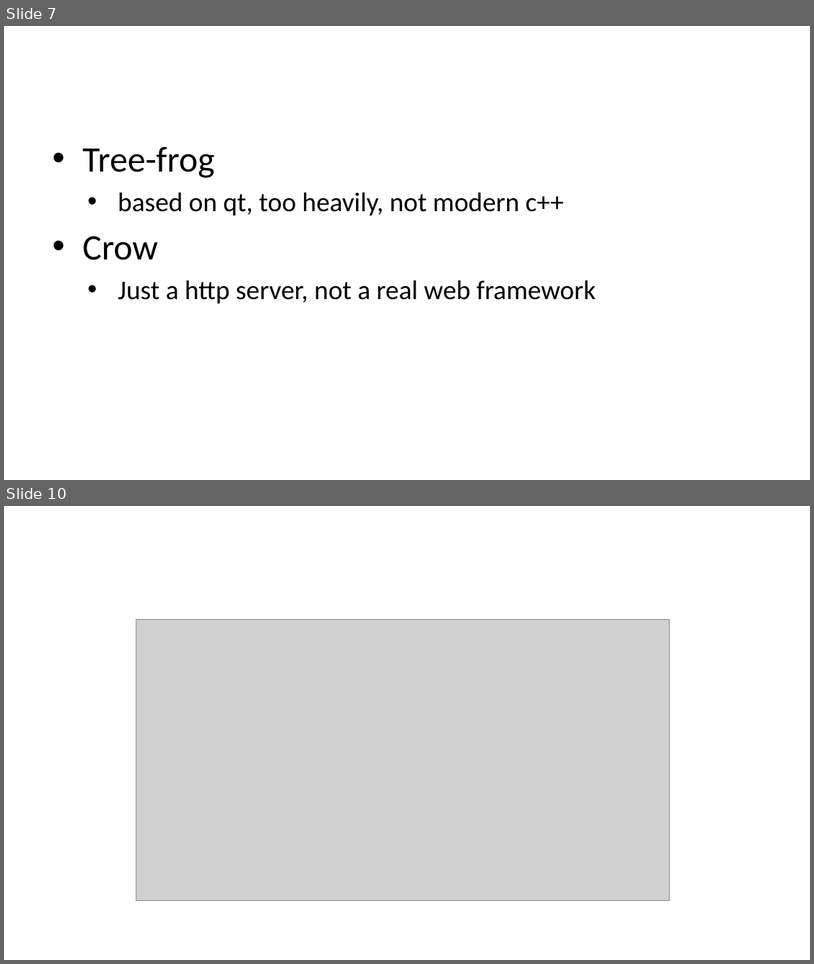
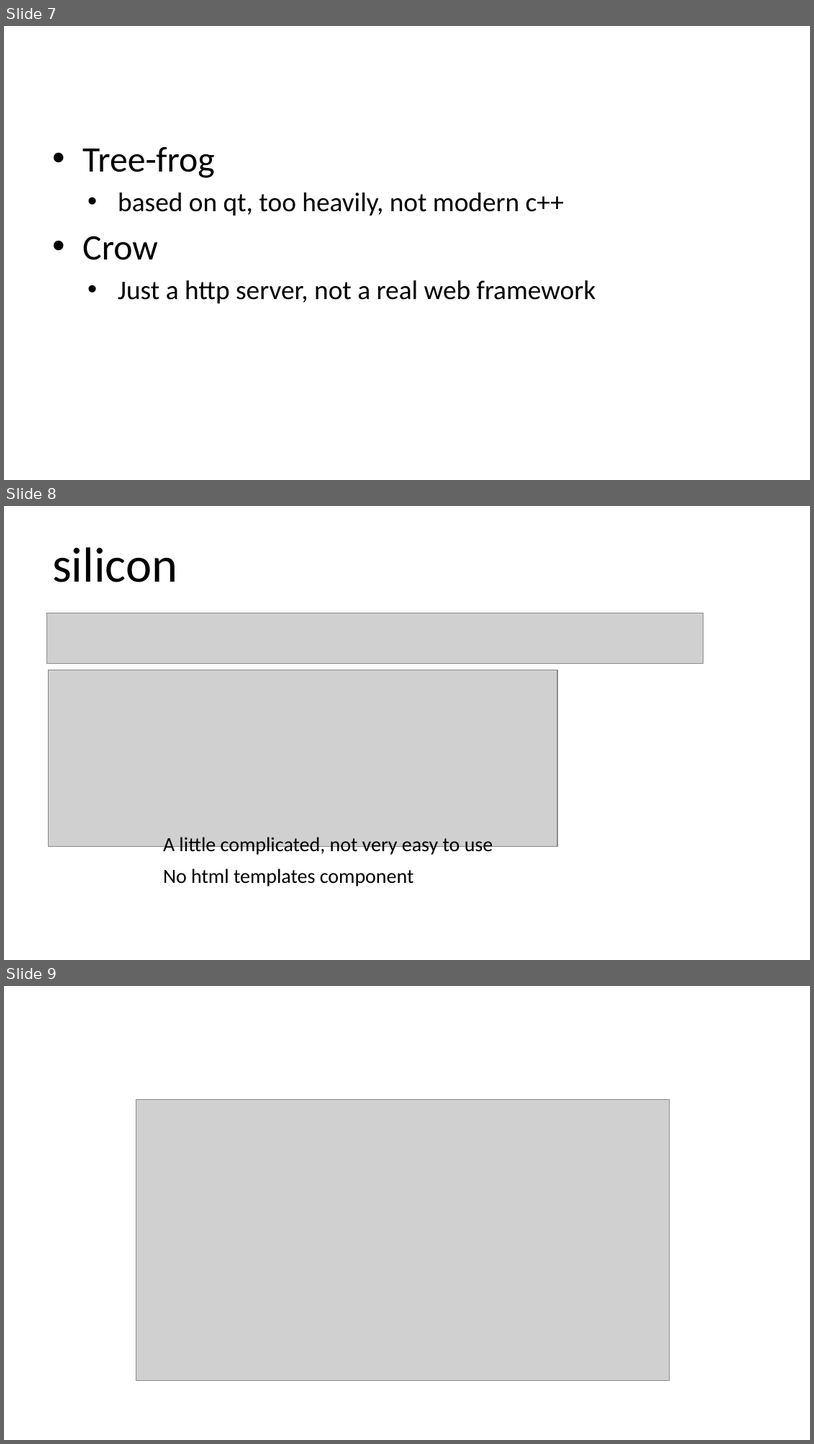
Before and after one commit to qicosmos/cppcon2018, a slide deck: cppcon2018.pptx. Shown one above the other, each under a label of ours: slides 7 and 10 before the commit, slides 7, 8 and 9 after it; the slides between them are not shown. The pictures are 814x964 and 814x1444 pixels, drawn with LibreOffice and Linux fonts; fonts in the diff are those of the drawing; grey boxes stand for pictures. Boxes give left, top, right and bottom in pixels: in the first picture for what was removed or moved away, otherwise in the second. Text is boxed around its words. In the diff, an @@ line names an element or a change of style, - is before the commit and + after.

```diff
--- a/cppcon2018.pptx
+++ b/cppcon2018.pptx
@@ slide 8 added at [4,506,810,960], background #FFFFFF @@
@@ title added at [52,547,178,582], 44 pt, text #000000 @@
+silicon
@@ picture added at [46,613,703,664] @@
@@ picture added at [49,669,558,847] @@
@@ text added at [163,836,494,856], 18 pt, text #000000 @@
+A little complicated, not very easy to use
@@ text added at [163,868,414,886], 18 pt, text #000000 @@
+No html templates component
@@ what was slide 10 is now slide 9 @@
```
Also in this commit, not shown: 1 slide changed, 2 slides removed.
